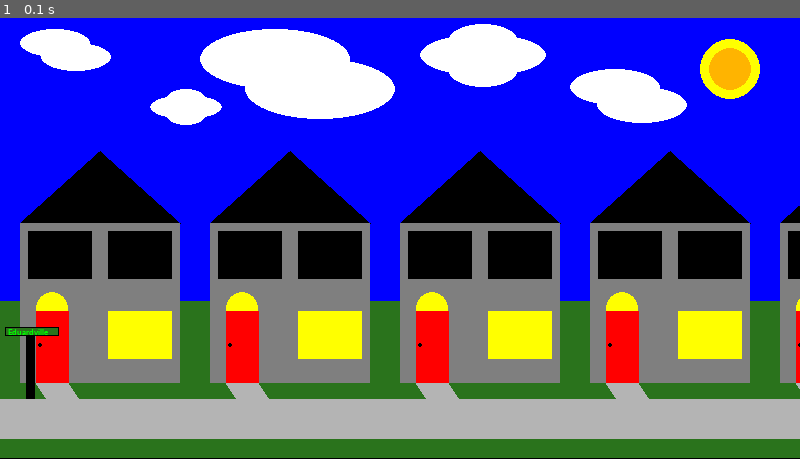
Above: before the commit, frame 1.
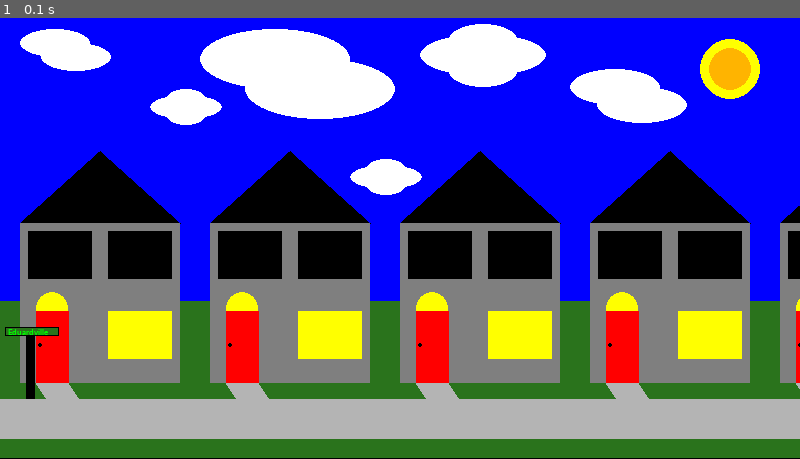
Above: after the commit, the same moment.

Repository: eduard-netsajev/Personal-Practice
Game: pygame game, started from Python/Games/SubUrbanPicture.py
The game is run twice, just before and just after one commit, with the same random seed, the same clock (stepped at 60 frames per second) and the same inputs.
Inputs:
- Up to frame 1 (0.1 s): no input

The runs differ from the first frame. In frame 1, 0.5% of the frame differs, in the area x 43-53%, y 31-41%.

Commit message:
PyGame Template added

Diff:
--- a/Python/Games/SubUrbanPicture.py
+++ b/Python/Games/SubUrbanPicture.py
@@ -129,6 +129,8 @@
     for i in range(5):
         draw_house(20+i*190, 150, 16)
 
+    draw_cloud_big(350, 150, 4)
+
     draw_sign(5, 318, 'Eduardville', 3)
 
     # --- Go ahead and update the screen with what we've drawn.
--- a/Python/Games/TextDungeon.py
+++ b/Python/Games/TextDungeon.py
@@ -2,7 +2,7 @@
 
 import os
 
-clear = lambda: os.system('cls')
+clear = lambda: os.system('cls' if os.name == 'nt' else 'clear')
 
 # http://programarcadegames.com/labs/adventure/castle_map_02.png
 
--- /dev/null
+++ b/Python/Games/pygame_template.py
@@ -0,0 +1,55 @@
+__author__ = 'Netšajev'
+
+import pygame
+
+# Define some colors
+BLACK = (0, 0, 0)
+WHITE = (255, 255, 255)
+GREEN = (0, 255, 0)
+RED = (255, 0, 0)
+BLUE = (0, 0, 255)
+DARKGREEN = (42, 115, 28)
+YELLOW = (255, 255, 0)
+DARKYELLW = (255, 180, 0)
+SILVER = (180, 180, 180)
+GRAY = (127, 127, 127)
+
+pygame.init()
+
+# Set the width and height of the screen [width, height]
+size = (700, 500)
+screen = pygame.display.set_mode(size)
+
+pygame.display.set_caption("My Game")
+
+# Loop until the user clicks the close button.
+done = False
+
+# Used to manage how fast the screen updates
+clock = pygame.time.Clock()
+
+# -------- Main Program Loop -----------
+while not done:
+    # --- Main event loop
+    for event in pygame.event.get(): # User did something
+        if event.type == pygame.QUIT: # If user clicked close
+            done = True  # Flag that we are done so we exit this loop
+
+    # --- Game logic should go here
+
+    # --- Drawing code should go here
+
+    # First, clear the screen to white. Don't put other drawing commands
+    # above this, or they will be erased with this command.
+    screen.fill(WHITE)
+
+    # --- Go ahead and update the screen with what we've drawn.
+    pygame.display.flip()
+
+    # --- Limit to 60 frames per second
+    clock.tick(60)
+
+# Close the window and quit.
+# If you forget this line, the program will 'hang'
+# on exit if running from IDLE.
+pygame.quit()
